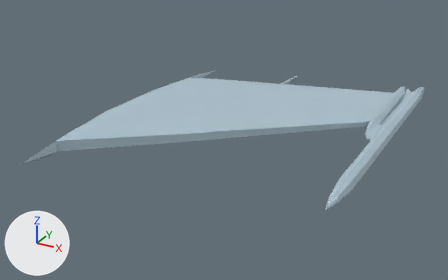
A saved change to the glTF model assets/su33d_wing_fold_left.glb.
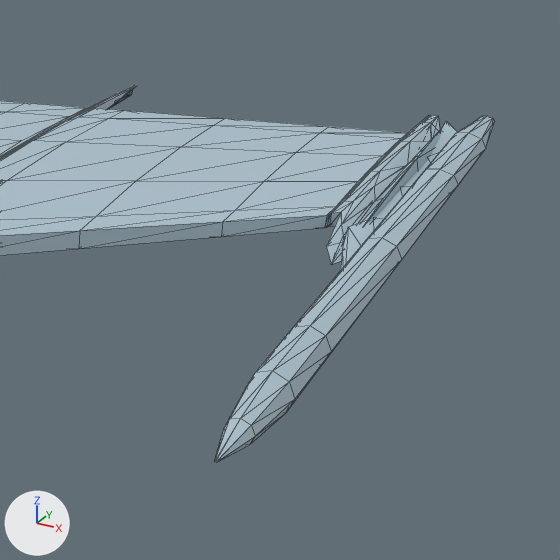
Old and new are each drawn whole from a camera (50 mm lens) standing at (5.43, -6.9, 3.36) and looking at (1.49, 0.27, -0.22) and again close up on the part from 56% to 100% of the width and 16% to 87% of the height. The axes (+X, +Y, +Z) are drawn at lower left. The lights are the same throughout. The older version's two pictures come first. The close-ups show mesh edges as thin lines. Vertices at exactly the same position are counted once.

In view in the first close-up: '0_WingFoldLeft'.
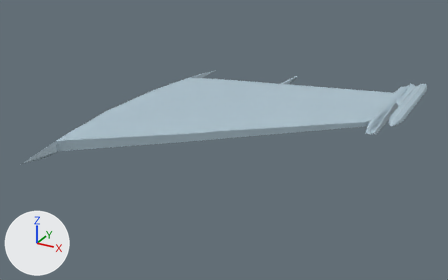
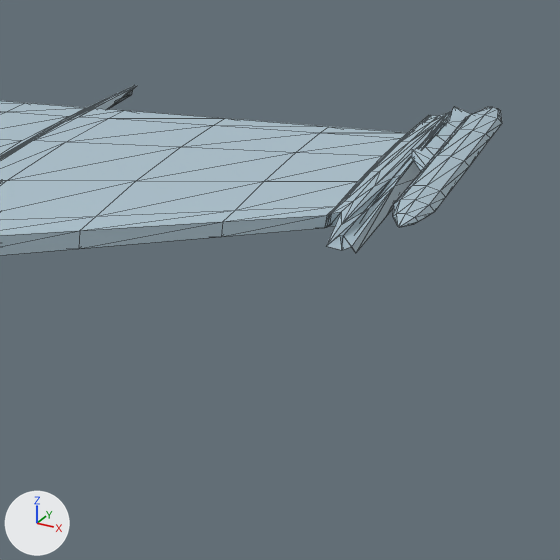
Pixel boxes [x1, y1, x2, y2] of what changed, in the close-ups (560 x 560 px; the box of a moved part takes in the faces that stretch with it):
'0_WingFoldLeft', reshaped: before [0, 85, 494, 462]; after [0, 85, 502, 255]
part 1 of me_0_wingfoldleft, moved or reshaped: before [214, 116, 494, 462]; after [393, 107, 502, 227]
part 2 of me_0_wingfoldleft, moved or reshaped: before [340, 121, 457, 271]; after [412, 107, 471, 171]
part 3 of me_0_wingfoldleft, moved or reshaped: before [326, 117, 442, 264]; after [327, 112, 451, 253]

The change in detail:
me_0_wingfoldleft is used by ob_0_wingfoldleft; location (0.0, 0.0, 0.0).
me_0_wingfoldleft had 308 vertices, 604 faces and spanned x 0.02..3.7, y -2.16..3.23, z -0.15..0.21.
me_0_wingfoldleft now has 308 vertices, 604 faces and spans x 0.02..3.7, y -2.16..3.37, z -0.1..0.21.
me_0_wingfoldleft part 1: the loose piece of 61 vertices spanning x 3.49..3.7, y -1.31..3.23, z -0.08..0.12 is scaled about its middle by (1, 0.46, 0.45), then moved by (0.0, 1.36, 0.03).
me_0_wingfoldleft part 2: the loose piece of 22 vertices spanning x 3.36..3.59, y 0.3..3.16, z -0.15..0.02 is scaled about its middle by (1, 0.46, 0.45), then moved by (0.0, 0.95, 0.07).
me_0_wingfoldleft part 3: 19 of 308 vertices moved; they spanned x 3.36..3.4, y 0.97..3.15, z -0.09..0.0 and now span x 3.36..3.4, y 1.14..3.33, z -0.08..0.04; mean shift (0.0, 0.38, 0.05); largest move (3.36, 1.73, -0.07) -> (3.36, 2.68, 0.01).
